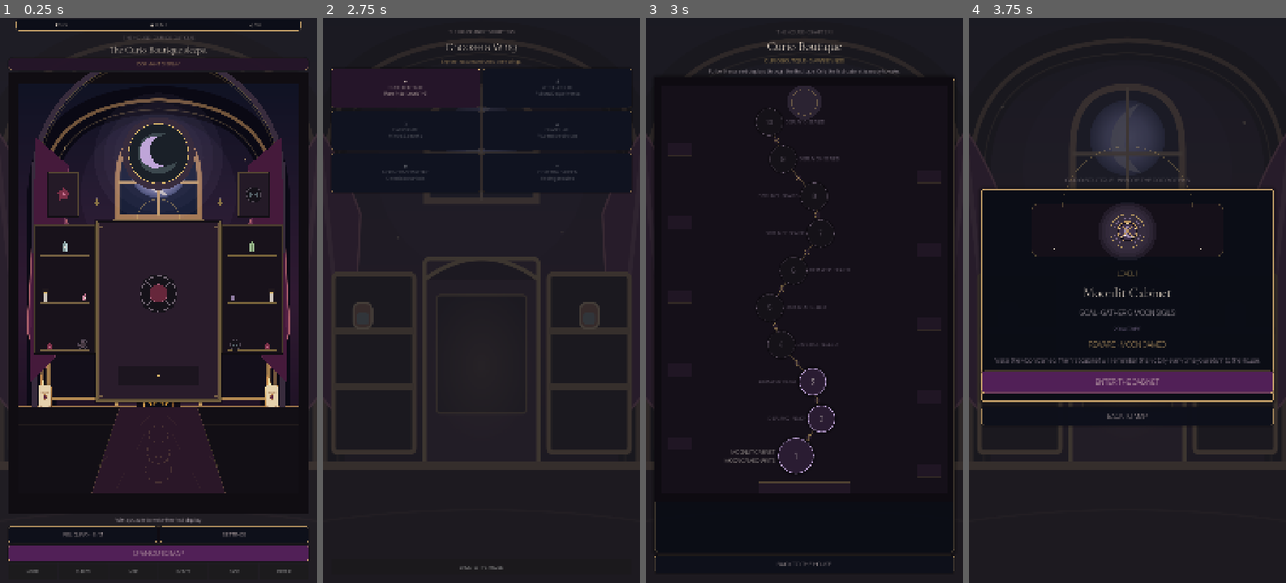
Above: before the commit, frames 1-4 (left to right).
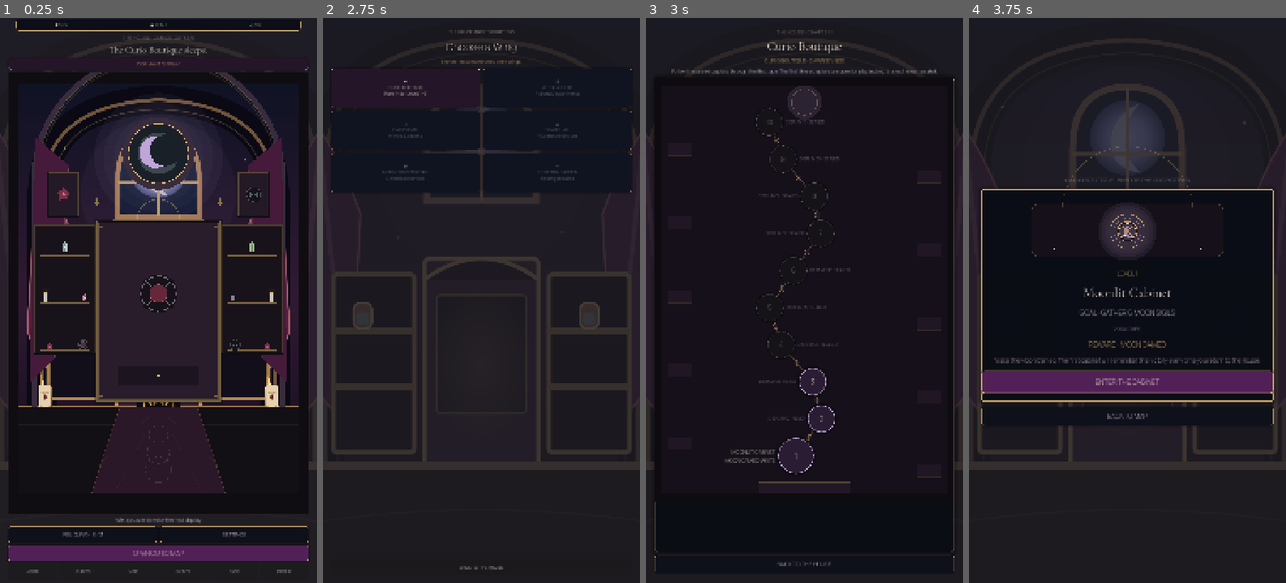
Above: after the commit, the same moments.

Repository: Jay-prodesign/akilta-match3
Game: Godot game, scene res://src/app/app_bootstrap.tscn
The game is run twice, just before and just after one commit, with the same random seed, the same clock (stepped at 60 frames per second) and the same inputs.
Inputs:
- Up to frame 1 (0.25 s): no input
- Up to frame 2 (2.75 s): click "RELIQUARY · 0 / 3" at 0.5 s; click "BACK TO THE HOUSE" at 1.25 s; click "OPEN CURIO MAP" at 2 s
- Up to frame 3 (3 s): click "✦ CURIO BOUTIQUE Rare finds ·…" at 2.75 s
- Up to frame 4 (3.75 s): click "1" at 3.5 s

Frames 1-2 are identical in both runs. In frame 3, 0.3% of the frame differs, in the area x 8-92%, y 9-10%; in frame 4, nothing differs.

Commit message:
copy(map): explain the three-level playtest scope

Diff:
--- a/src/ui/map/chapter_map.tscn
+++ b/src/ui/map/chapter_map.tscn
@@ -76,7 +76,7 @@
 layout_mode = 2
 theme_override_colors/font_color = Color(0.851, 0.804, 0.835, 1)
 theme_override_font_sizes/font_size = 17
-text = "Follow the sealed displays through the Boutique. Only the first cabinet is ready to wake."
+text = "Follow the sealed displays through the Boutique. The first three displays are open for playtesting; the rest remain sealed."
 horizontal_alignment = 1
 autowrap_mode = 2
 
